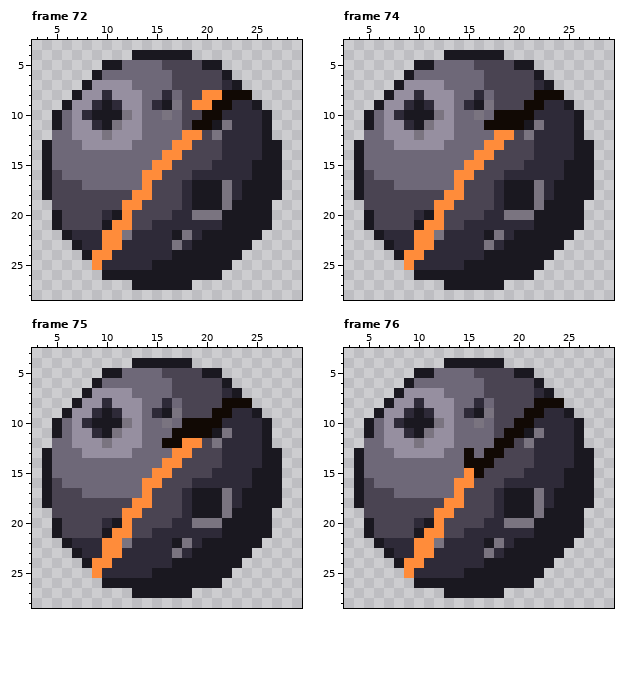
Pixel-art file, stored at imgs/moon_phase1_idle_strip.aseprite. This is how it looked before the edit.
32x32 pixels, 115 frames. Shown: frame 72: x 3..29, y 3..28; frame 74: x 3..29, y 3..28; frame 75: x 3..29, y 3..28; frame 76: x 3..29, y 3..28. The commit also changed other frames, which this record leaves out.
After the commit:
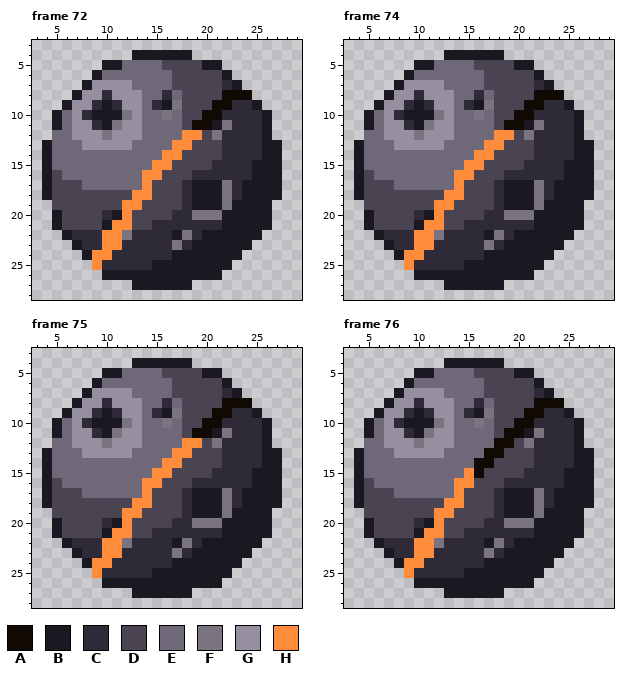
Palette (. is transparent): A #110904  B #1a1820  C #2e2a38  D #4a4452  E #6e6878  F #7a7480  G #968fa0  H #ff8c3a
From the commit log: finished moon animation
Diff:
Frame 72, layer "Layer 2":
Colour D replaces colour H in row 8 at x 20 to 21; in row 9 at x 19 to 20.
Frame 74, layer "Layer 2":
Colour D replaces colour A in row 10 at x 18 to 19; in row 11 at x 18.
Colour E replaces colour A in row 11 at x 17.
Frame 75, layer "Layer 2":
Colour D replaces colour A in row 10 at x 18 to 19; in row 11 at x 18.
Colour E replaces colour A in row 11 at x 17; in row 12 at x 16 to 17.
Frame 76, layer "Layer 2":
Colour E replaces colour A in rows 13 to 14 at x 15.
Pixel boxes of the changes (left, top, right, bottom) in both pictures:
changed: (192, 90, 222, 110)
changed: (484, 110, 514, 130)
changed: (162, 418, 202, 448)
changed: (464, 448, 474, 468)
